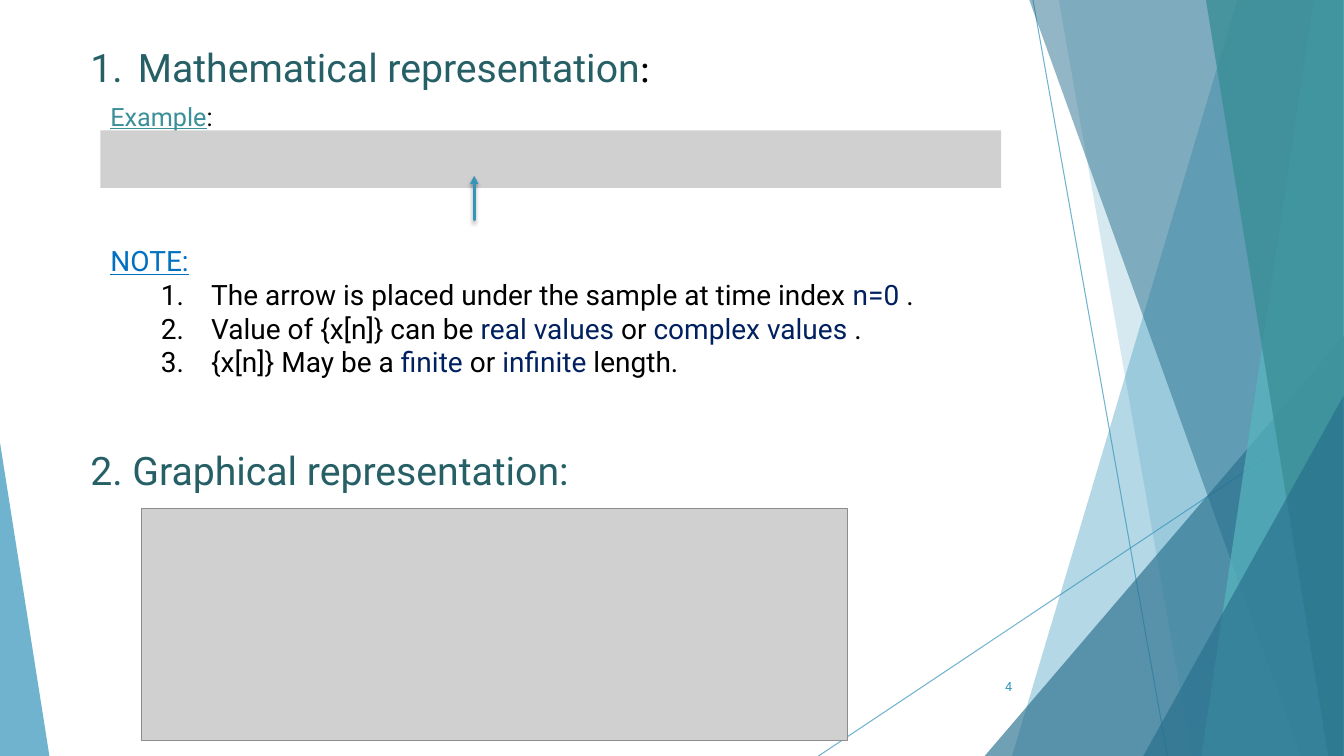
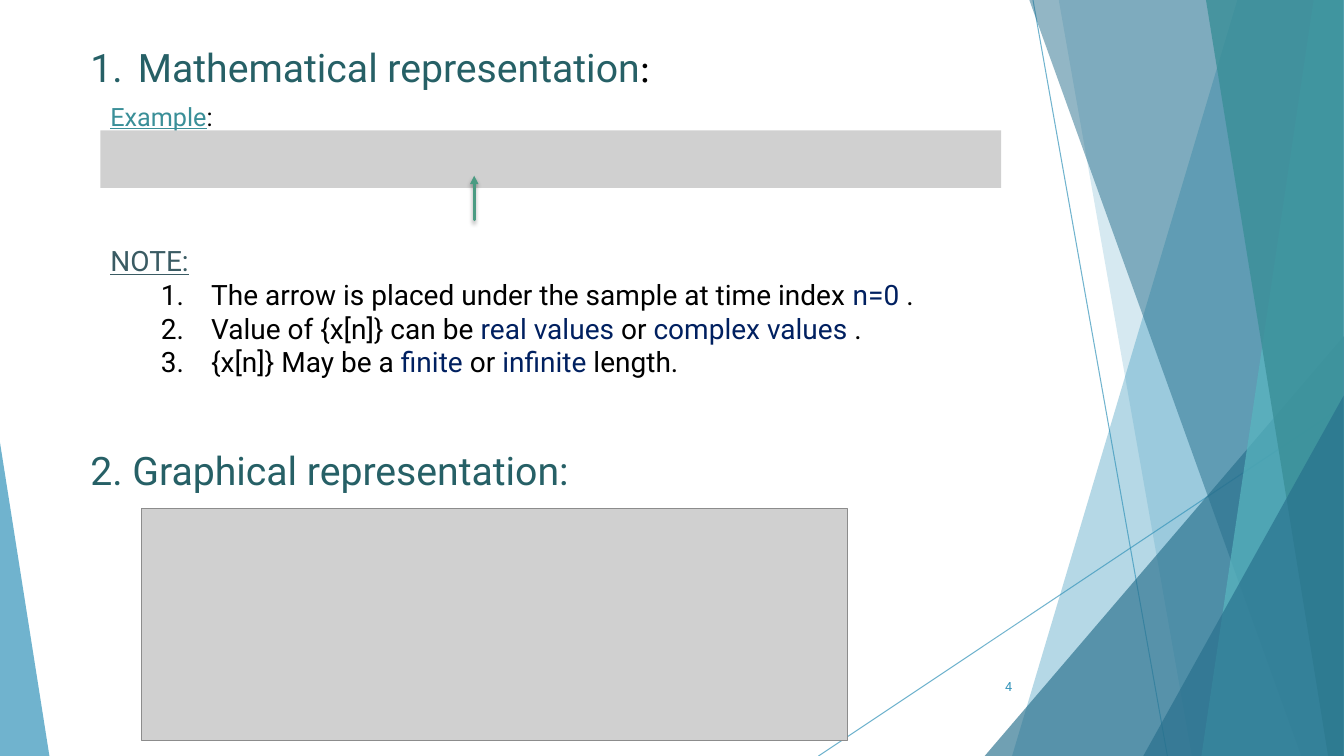
Before and after one commit to AhMjOU/DSP2, a slide deck: slide 4 of lec2.pptx. Drawn at 1344x756 pixels with LibreOffice and Linux fonts; fonts in the diff are those of the drawing; grey boxes stand for pictures. Boxes give left, top, right and bottom in pixels: in the first picture for what was removed or moved away, otherwise in the second. Text is boxed around its words. In the diff, an @@ line names an element or a change of style, - is before the commit and + after.

```diff
--- a/lec2.pptx
+++ b/lec2.pptx
@@ arrow (474, 220) - (474, 175): stroke #3494BA 2 pt to #4A9B83 2 pt @@
@@ text at <box>110,251,188,275</box>: text colour #0070C0 to #3A5B63 in "NOTE:" @@
```
Also in this commit, not shown: 3 other slides changed, 1 slide added, 1 slide removed, 1 other file.
